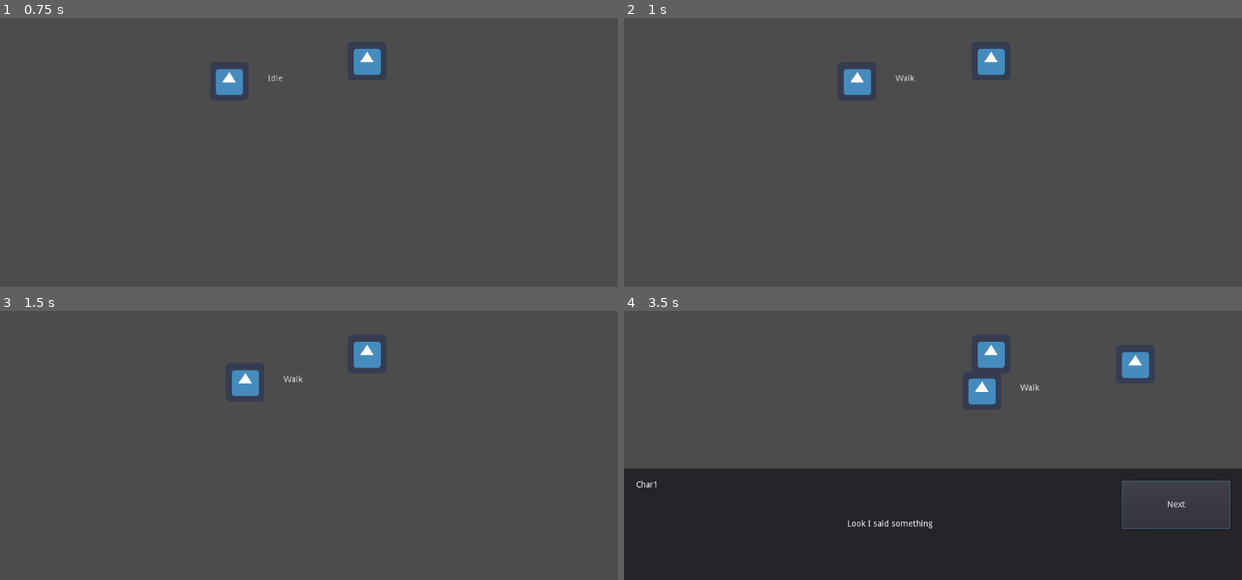
Above: before the commit, frames 1-4 (two rows, left to right).
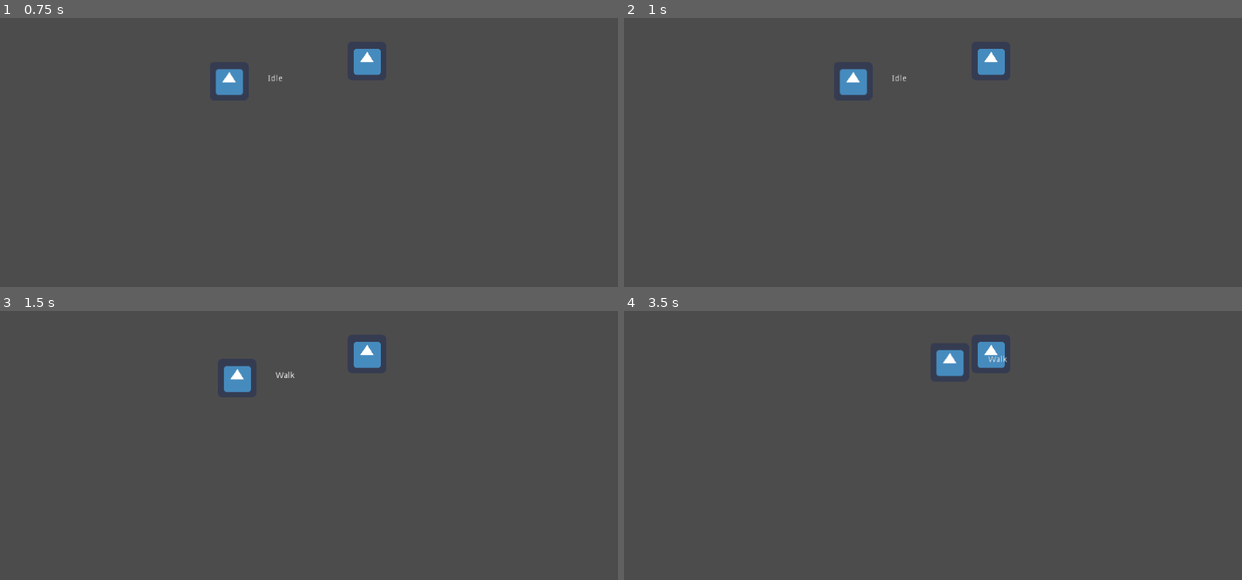
Above: after the commit, the same moments.

Repository: OceanBoy612/SimpleRPG
Game: Godot game, scene res://Code/Maps/Map1.tscn
The game is run twice, just before and just after one commit, with the same random seed, the same clock (stepped at 60 frames per second) and the same inputs. The project has no main scene, so this scene is started directly. The engine's default icon, where the game draws it, is replaced by a stand-in: a white triangle on a blue panel in a dark square.
Inputs:
- Up to frame 1 (0.75 s): tap Enter (ui_accept) at 0.5, 0.6 s; hold Right (ui_right) from 0.53 s (still down)
- Up to frame 2 (1 s): keep holding Right (ui_right); tap Enter (ui_accept) at 0.77 s
- Up to frame 3 (1.5 s): tap Enter (ui_accept) at 1.07, 1.35 s; release Right (ui_right) at 1.28 s; hold Down (ui_down) from 1.28 s (still down)
- Up to frame 4 (3.5 s): tap Enter (ui_accept) at 1.52, 1.82, 2.1, 2.85, 3.02, 3.32 s; release Down (ui_down) at 2.03 s; hold Right (ui_right) 2.03-2.78 s; hold Up (ui_up) from 2.78 s (still down)

Frame 1 is identical in both runs. In frame 2, 0.3% of the frame differs, in the area x 34-47%, y 18-29%; in frame 3, 0.5%; in frame 4, 40%, in the area x 0-100%, y 14-100%.

Commit message:
Created swinging player weapon, and buffered accept input

Diff:
--- a/src/Code/Character Controller/Player.tscn
+++ b/src/Code/Character Controller/Player.tscn
@@ -1,17 +1,25 @@
-[gd_scene load_steps=8 format=2]
+[gd_scene load_steps=11 format=2]
 
 [ext_resource path="res://Code/Character Controller/player_controller.gd" type="Script" id=1]
 [ext_resource path="res://Art/SpriteFrame Resources/Player_sprite_frames.tres" type="SpriteFrames" id=2]
 [ext_resource path="res://Code/Character Controller/facing.gd" type="Script" id=3]
 [ext_resource path="res://Code/Character Controller/smart_sprite.gd" type="Script" id=4]
-[ext_resource path="res://Code/Character Controller/melee_attack.gd" type="Script" id=5]
+[ext_resource path="res://icon.png" type="Texture" id=6]
+[ext_resource path="res://Code/Character Controller/Weapon/weapon.gd" type="Script" id=7]
 
 [sub_resource type="RectangleShape2D" id=1]
 extents = Vector2( 30, 29 )
 
-[sub_resource type="CapsuleShape2D" id=2]
-radius = 19.2499
-height = 34.9811
+[sub_resource type="Curve2D" id=3]
+_data = {
+"points": PoolVector2Array( 4.04089, -1.77943, 0, 0, -28.7321, 39.5833, 0, 0, 0, 0, -25.3818, 44.4575, -0.264865, 43.438, 0.264865, -43.438, 0.0309448, 0.391243, 0, 0, 0, 0, -24.2776, -43.9385, 0, 0, 3.91397, 1.75505, -27.6185, -39.484 )
+}
+
+[sub_resource type="RectangleShape2D" id=5]
+extents = Vector2( 5.33349, 30.9439 )
+
+[sub_resource type="RectangleShape2D" id=4]
+extents = Vector2( 29.775, 5.19012 )
 
 [node name="Player" type="KinematicBody2D"]
 
@@ -32,13 +40,41 @@
 collision_mask = 33
 script = ExtResource( 3 )
 
-[node name="AttackArea" type="Area2D" parent="Facing"]
+[node name="Weapon" type="Node2D" parent="Facing"]
 position = Vector2( 52, 0 )
+script = ExtResource( 7 )
+
+[node name="Tween" type="Tween" parent="Facing/Weapon"]
+
+[node name="Path2D" type="Path2D" parent="Facing/Weapon"]
+curve = SubResource( 3 )
+
+[node name="PathFollow2D" type="PathFollow2D" parent="Facing/Weapon/Path2D"]
+position = Vector2( -28.7321, 39.5833 )
+rotation = 1.0351
+loop = false
+
+[node name="AttackArea" type="Area2D" parent="Facing/Weapon/Path2D/PathFollow2D"]
+position = Vector2( -0.263598, 31.1804 )
 collision_layer = 0
 collision_mask = 36
-script = ExtResource( 5 )
 
-[node name="CollisionShape2D" type="CollisionShape2D" parent="Facing/AttackArea"]
-shape = SubResource( 2 )
+[node name="CollisionShape2D" type="CollisionShape2D" parent="Facing/Weapon/Path2D/PathFollow2D/AttackArea"]
+shape = SubResource( 5 )
 
-[connection signal="body_entered" from="Facing/AttackArea" to="Facing/AttackArea" method="_on_AttackArea_body_entered"]
+[node name="Area2D" type="Area2D" parent="Facing/Weapon/Path2D/PathFollow2D"]
+visible = false
+rotation = 1.5708
+collision_layer = 8
+collision_mask = 0
+
+[node name="CollisionShape2D" type="CollisionShape2D" parent="Facing/Weapon/Path2D/PathFollow2D/Area2D"]
+position = Vector2( 31.498, 0 )
+shape = SubResource( 4 )
+
+[node name="Sprite" type="Sprite" parent="Facing/Weapon/Path2D/PathFollow2D/Area2D"]
+position = Vector2( 29.9231, 0 )
+scale = Vector2( 1, 0.163334 )
+texture = ExtResource( 6 )
+
+[connection signal="body_entered" from="Facing/Weapon/Path2D/PathFollow2D/AttackArea" to="Facing/Weapon" method="_on_AttackArea_body_entered"]
--- /dev/null
+++ b/src/Code/Character Controller/Weapon/weapon.gd
@@ -0,0 +1,52 @@
+extends Node2D
+
+"""
+positions the weapon sprite along the path, and allows it to swing along the path
+"""
+
+signal attack_finished
+
+
+export(String) var input_name = "ui_accept"
+export(float) var delay_time = 0.1
+export(float) var attack_time = 0.1
+export(float) var damage_amt = 1
+
+
+onready var path = $Path2D/PathFollow2D
+onready var shape = $Path2D/PathFollow2D/AttackArea/CollisionShape2D
+
+
+var start_pt = 0
+var end_pt = 0.99 # glitches at 1.0
+var attacking = false
+
+
+func _ready():
+	shape.disabled = true # start disabled
+	$Tween.connect("tween_all_completed", self, "tween_finished")
+
+
+func run_attack():
+	attacking = true
+	yield(get_tree().create_timer(delay_time), "timeout")
+	shape.disabled = false
+
+	$Tween.interpolate_property(path, "unit_offset",
+			start_pt, end_pt, attack_time, Tween.TRANS_SINE, Tween.EASE_IN_OUT)
+	$Tween.start()
+
+	var temp = start_pt
+	start_pt = end_pt
+	end_pt = temp
+
+
+func tween_finished():
+	emit_signal("attack_finished")
+	attacking = false
+	shape.disabled = true
+
+
+func _on_AttackArea_body_entered(body):
+	if body.has_method("damage"):
+		body.damage(damage_amt)
--- a/src/Code/Character Controller/melee_attack.gd
+++ b/src/Code/Character Controller/melee_attack.gd
@@ -13,7 +13,6 @@
 
 export(float) var damage_amt = 1
 
-var test = "Conneted"
 var attacking = false
 
 
--- a/src/Code/Character Controller/player_controller.gd
+++ b/src/Code/Character Controller/player_controller.gd
@@ -5,7 +5,7 @@
 export var doubleTapTime = 3
 
 onready var kb = get_parent() as KinematicBody2D
-onready var AttackArea = get_parent().get_node("Facing/AttackArea")
+onready var Weapon = kb.get_node("Facing/Weapon")
 
 enum {
 	ATTACK,
@@ -19,6 +19,8 @@
 var lastKey = "nothing"
 var keyOptions = ["ui_right", "ui_left", "ui_up", "ui_down"]
 
+var accept_buffer_time = 0.2
+var time_since_accept = 999
 
 func _physics_process(delta):
 	if not kb:
@@ -27,8 +29,11 @@
 
 	var axis: Vector2 = _get_input_axis()
 
+	# buffer acceptPressed
+	time_since_accept = 0 if Input.is_action_just_pressed("ui_accept") else time_since_accept + delta
+	var acceptPressed = time_since_accept < accept_buffer_time
+
 	# Check for interaction or attacking
-	var acceptPressed = Input.is_action_just_pressed("ui_accept")
 	if acceptPressed and state == MOVE and kb.has_meta("interactable"):
 		var inter : Interactable = kb.get_meta("interactable")
 		inter.start_interaction()
@@ -65,10 +70,10 @@
 
 func handle_attacking():
 	if startAttack:
-		AttackArea.run_attack()
+		Weapon.run_attack()
 		startAttack = false
 		# TODO add attacking animation
-	elif AttackArea.attacking == false:
+	elif Weapon.attacking == false:
 		state = MOVE
 
 func handle_rolling():
--- a/src/Code/Enemies/wander_action.gd
+++ b/src/Code/Enemies/wander_action.gd
@@ -42,14 +42,10 @@
 	var ang = noise.get_noise_1d(_place) # [-0.5, 0.5]
 	_place += 0.05
 	var scaled_ang = ( (ang+0.0) ) * PI * 2 # [-PI, PI]
-	random_dir = Vector2(1,0).rotated(scaled_ang)
 
 	travel_dir = travel_dir.linear_interpolate(home_dir, 0.15).normalized()
-#	travel_dir = (travel_dir + home_dir).normalized()
 
-	print(scaled_ang)
-	summed_dir = travel_dir.rotated(scaled_ang)
-	summed_dir = summed_dir.normalized()
+	summed_dir = travel_dir.rotated(scaled_ang).normalized()
 
 	kb.move_and_collide(100 * summed_dir * delta)
 
@@ -59,7 +55,8 @@
 func _draw():
 	if not DEBUG:
 		return
-	draw_string(default_font, Vector2(0, -64), "dot: %.3f" % [home_dir.dot(random_dir)], Color("#ffaaff"))
+
+	draw_string(default_font, Vector2(-20, -64), "Wandering around spawn", Color("#ffaaff"))
 
 #	draw_line(Vector2(), travel_dir*60, Color("#00ff67"), 2.0)
 	draw_line(Vector2(), home_dir*60, Color("#f7aa34"), 2.0)
